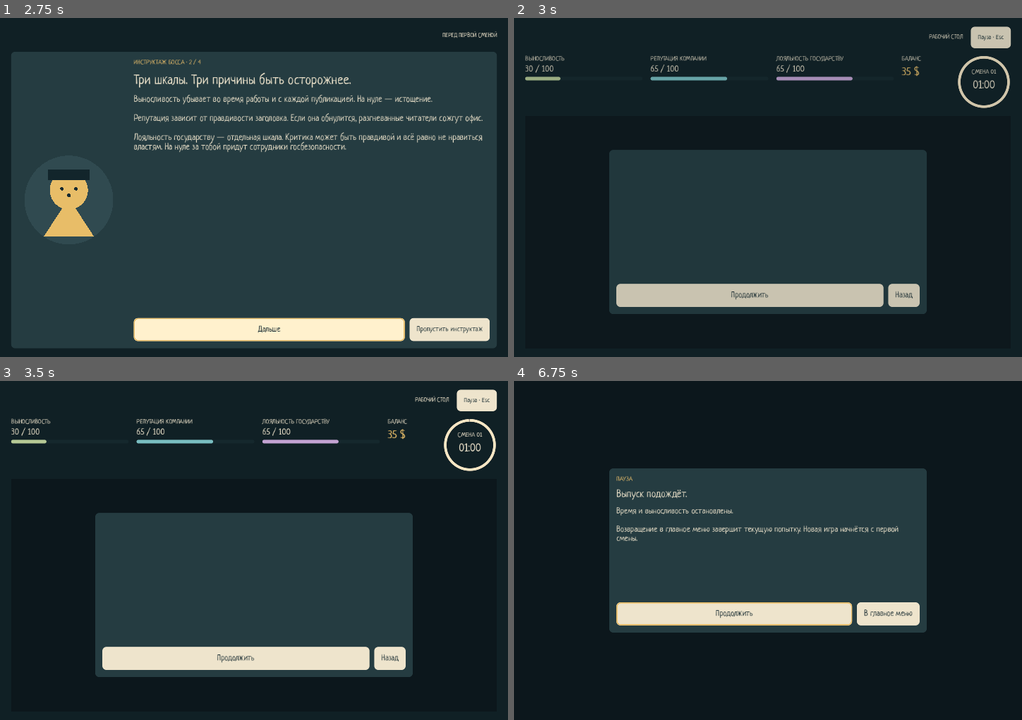
Above: before the commit, frames 1-4 (two rows, left to right).
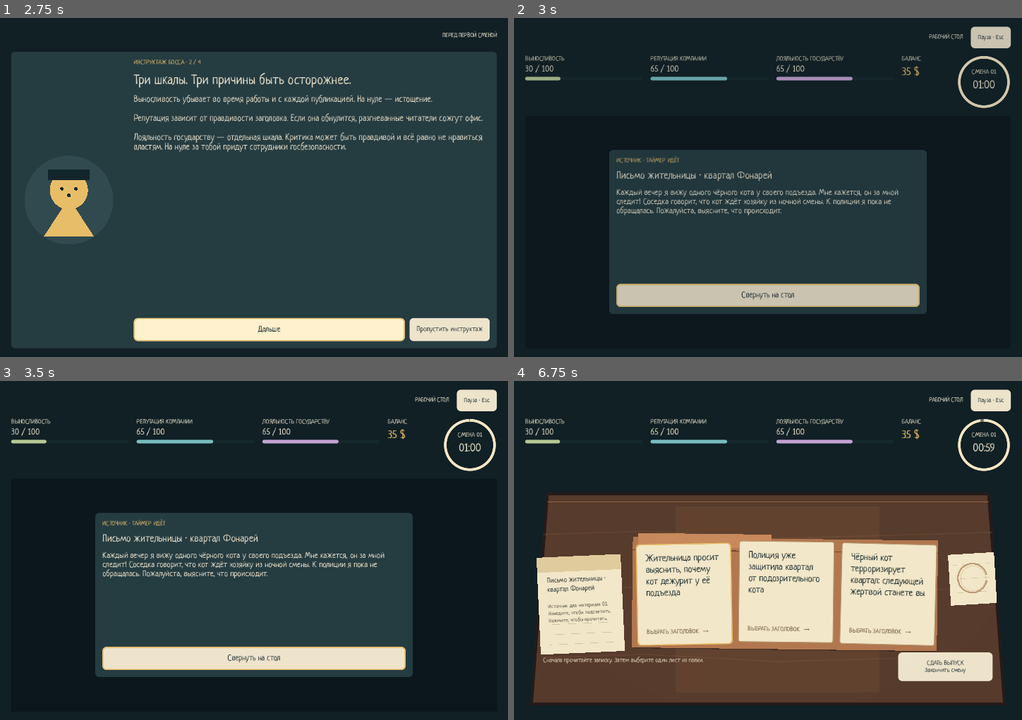
Above: after the commit, the same moments.

Repository: Pokimonchick/DisinfoJam
Game: Godot game, scene res://Scenes/mvp_game.tscn
The game is run twice, just before and just after one commit, with the same random seed, the same clock (stepped at 60 frames per second) and the same inputs.
Inputs:
- Up to frame 1 (2.75 s): click "НАЧАТЬ НОВУЮ ИСТОРИЮ" at 0.5 s; click "Познакомиться с боссом" at 1.25 s; click "Дальше" at 2 s
- Up to frame 2 (3 s): click "Пропустить инструктаж" at 2.75 s
- Up to frame 3 (3.5 s): no input
- Up to frame 4 (6.75 s): click "Пауза · Esc" at 3.5 s; click "СДАТЬ ВЫПУСК Закончить смену" at 4.25 s; click "Свернуть на стол" at 5 s; click "Продолжить" at 5.75 s; click "Назад" (after the commit: "Свернуть на стол") at 6.5 s

Frame 1 is identical in both runs. In frame 2, 2.3% of the frame differs, in the area x 20-80%, y 40-86%; in frame 3, 2.4%; in frame 4, 59%, in the area x 2-98%, y 2-96%.

Commit message:
checkpoint: before campaign save system

Diff:
--- a/Scenes/newsroom_screen.tscn
+++ b/Scenes/newsroom_screen.tscn
@@ -188,7 +188,3 @@
 [node name="MessagePanel" parent="." unique_id=412104154 instance=ExtResource("6_message")]
 z_index = 50
 layout_mode = 1
-
-[node name="MessagePanel2" parent="." unique_id=1483054316 instance=ExtResource("6_message")]
-z_index = 50
-layout_mode = 1
